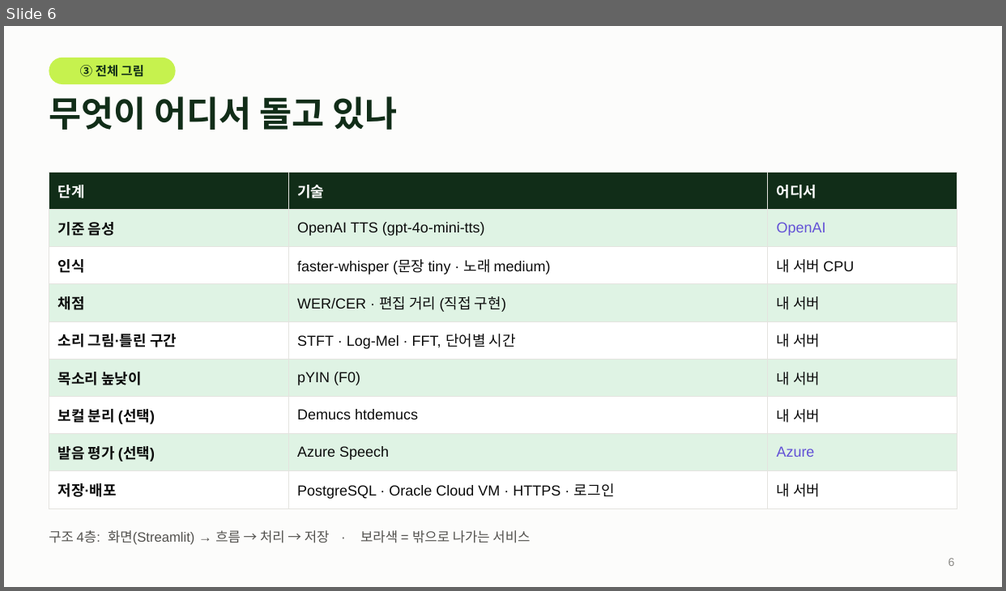
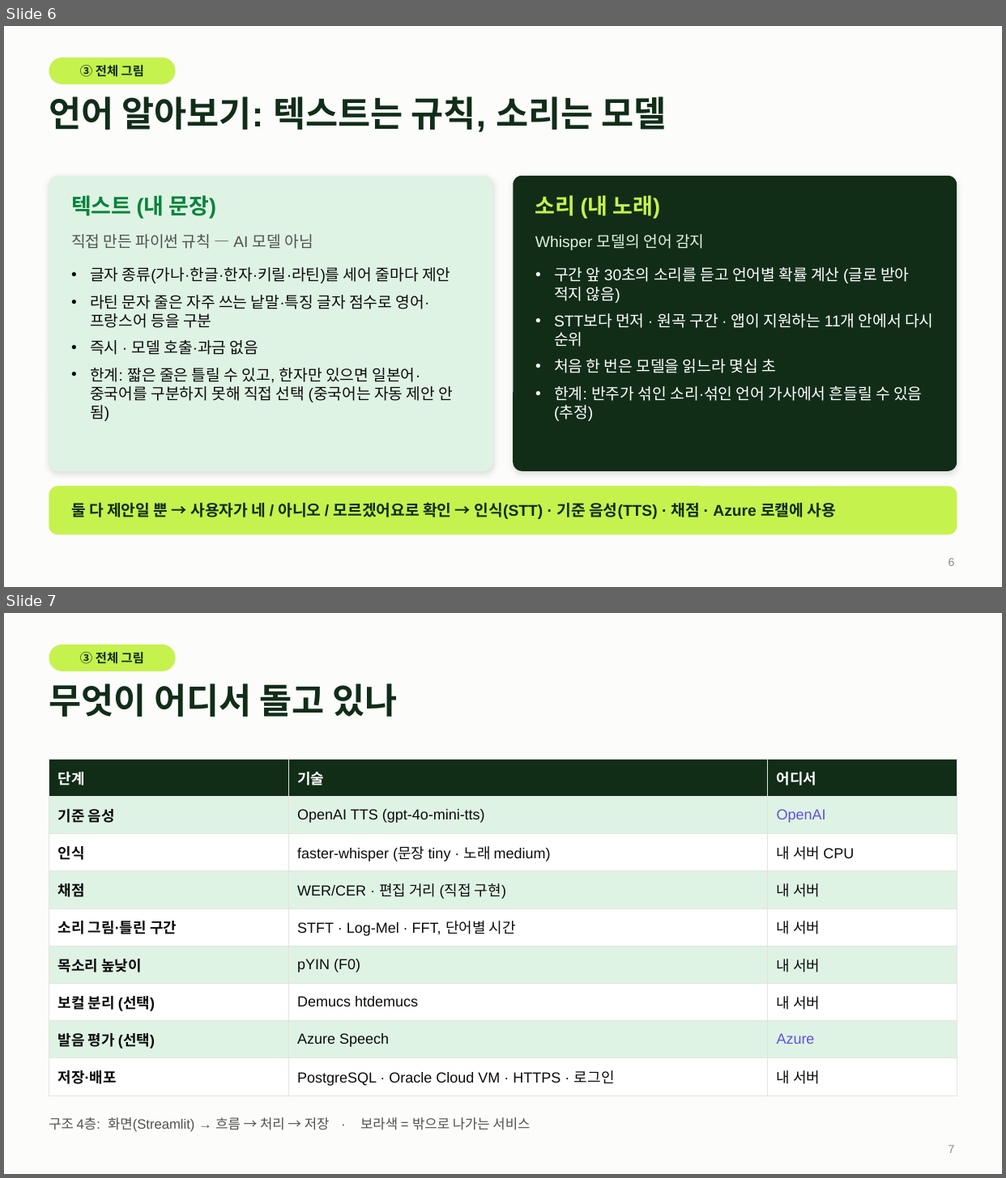
Before and after one commit to greenkey20/song-lingo, a slide deck: docs/slides/발표_20261112_초안.pptx. Shown one above the other, each under a label of ours: slide 6 before the commit, slides 6 and 7 after it. The pictures are 1006x591 and 1006x1178 pixels, drawn with LibreOffice and Linux fonts; fonts in the diff are those of the drawing; background and template pictures are left out. Boxes give left, top, right and bottom in pixels: in the first picture for what was removed or moved away, otherwise in the second. Text is boxed around its words. In the diff, an @@ line names an element or a change of style, - is before the commit and + after.

```diff
--- a/docs/slides/발표_20261112_초안.pptx
+++ b/docs/slides/발표_20261112_초안.pptx
@@ slide 6 added at (4,26,1002,587), background #FCFCFB @@
@@ rounded rectangle added at (49,58,176,84), fill #C6F24E @@
@@ text added at (80,65,144,77), 12 pt, text #112D18, bold @@
+③ 전체 그림
@@ title added at (49,96,666,132), 34 pt, text #112D18, bold @@
+언어 알아보기: 텍스트는 규칙, 소리는 모델
@@ rounded rectangle added at (49,176,493,472), fill #DFF3E4 @@
@@ text added at (71,195,217,219), 21 pt, text #08833C, bold @@
+텍스트 (내 문장)
@@ rounded rectangle added at (513,176,957,472), fill #112D18 @@
@@ text added at (535,195,661,219), 21 pt, text #C6F24E, bold @@
+소리 (내 노래)
@@ text added at (71,234,313,249), 15 pt, text #52514E @@
+직접 만든 파이썬 규칙 — AI 모델 아님
@@ text added at (535,234,704,250), 15 pt, text #DFF3E4 @@
+Whisper 모델의 언어 감지
@@ text added at (90,267,454,421), 15 pt, text #0B0B0B @@
+• 글자 종류(가나·한글·한자·키릴·라틴)를 세어 줄마다 제안
+• 라틴 문자 줄은 자주 쓰는 낱말·특징 글자 점수로 영어·프랑스어 등을 구분
+• 즉시 · 모델 호출·과금 없음
+• 한계: 짧은 줄은 틀릴 수 있고, 한자만 있으면 일본어·중국어를 구분하지 못해 직접 선택 (중국어는 자동 제안 안 됨)
@@ text added at (554,267,933,421), 15 pt, text #FFFFFF @@
+• 구간 앞 30초의 소리를 듣고 언어별 확률 계산 (글로 받아 적지 않음)
+• STT보다 먼저 · 원곡 구간 · 앱이 지원하는 11개 안에서 다시 순위
+• 처음 한 번은 모델을 읽느라 몇십 초
+• 한계: 반주가 섞인 소리·섞인 언어 가사에서 흔들릴 수 있음 (추정)
@@ rounded rectangle added at (49,486,957,535), fill #C6F24E @@
@@ text added at (71,502,836,519), 15 pt, text #112D18, bold @@
+둘 다 제안일 뿐 → 사용자가 네 / 아니오 / 모르겠어요로 확인 → 인식(STT) · 기준 음성(TTS) · 채점 · Azure 로캘에 사용
@@ page number added at (948,558,955,566), 11 pt, text #8A8985 @@
+6
@@ what was slide 6 is now slide 7 @@
@@ page number at (948,1145,955,1153): text changed @@
-6
+7
```
Also in this commit, not shown: 1 slide changed, 2 other files.
